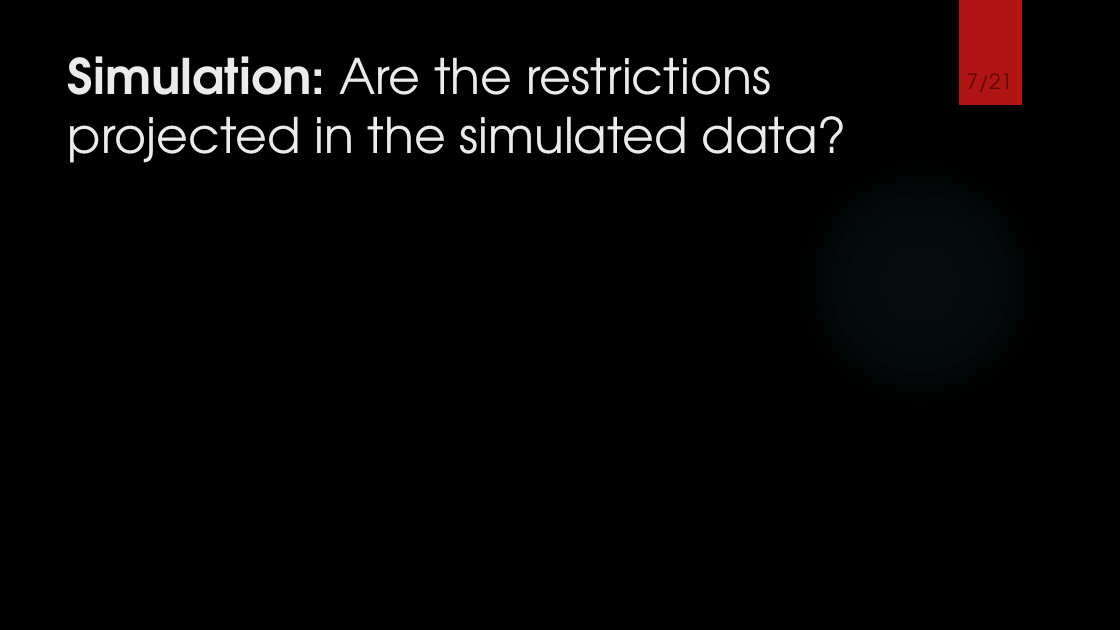
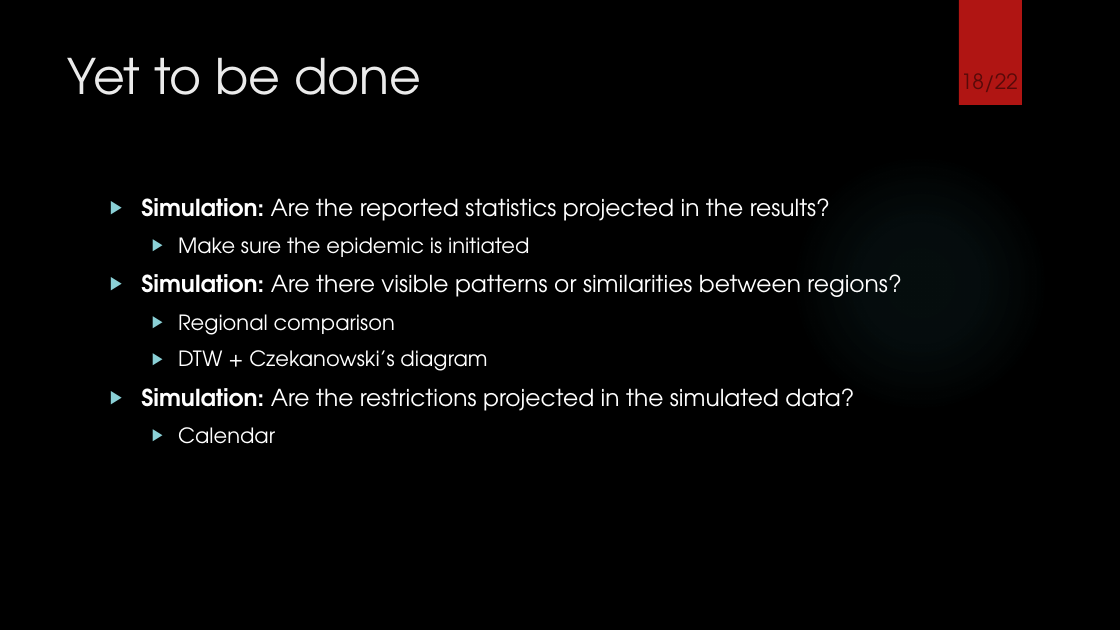
Before and after one commit to martinbenes1996/732A64, a slide deck: slide 18 of text/midterm.pptx (slide 7 before the commit). Drawn at 1120x630 pixels with LibreOffice and Linux fonts; fonts in the diff are those of the drawing; background and template pictures are left out. Boxes give left, top, right and bottom in pixels: in the first picture for what was removed or moved away, otherwise in the second. Text is boxed around its words. In the diff, an @@ line names an element or a change of style, - is before the commit and + after.

```diff
--- a/text/midterm.pptx
+++ b/text/midterm.pptx
@@ page number at [951,27,1028,97]: text changed @@
-7/21
+18/22
@@ title at [68,57,421,95]: text changed @@
-Simulation: Are the restrictions projected in the simulated data?
+Yet to be done
@@ text added at [141,198,901,444], 20 pt, text #FFFFFF @@
+▶ Simulation: Are the reported statistics projected in the results?
+  ▶ Make sure the epidemic is initiated
+▶ Simulation: Are there visible patterns or similarities between regions?
+  ▶ Regional comparison
+  ▶ DTW + Czekanowski’s diagram
+▶ Simulation: Are the restrictions projected in the simulated data?
+  ▶ Calendar
```
Also in this commit, not shown: 7 other slides changed, 11 slides added, 15 slides removed, 19 other files.
